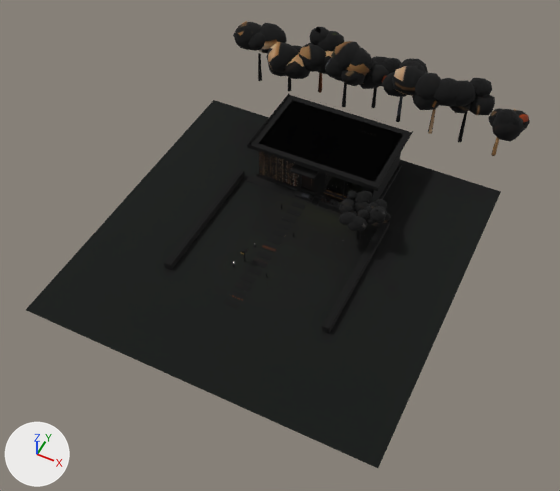
A saved change to the glTF model public/house/walkway.glb.
Camera for both pictures: a camera (50 mm lens) standing at (17.1, -40.1, 42.8) and looking at (0.1, -6.0, 0.2). The lights are fixed; the arrows at lower left show +X, +Y and +Z. The older version comes first. Where no turn or scale is listed for an object, it has been applied to the vertices. Vertices at exactly the same position are counted once.

In view in the first picture: 'Ground', 'Static' and 2 more.
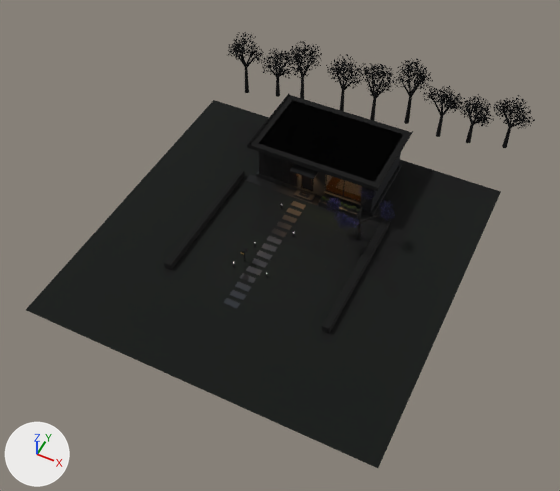
Where the newer file only moved an object's origin or applied its transform, the numbers keep the older frame.

What the commit changed:
Picture 'Foliage' (img_foliage) is new.
Material 'Foliage_baked' (mat_foliage_baked) is new.
Its texture is img_foliage.
Its roughness is 1.0.
me_cube is used by ob_static; location (0.06, 0.96, 3.06).
me_cube had 15554 vertices, 28380 faces and spanned x -13.1..13.1, y -13.4..13.4, z -3.1..3.1.
me_cube now has 9045 vertices, 16947 faces and spans x -11.9..12.6, y -13.4..12.1, z -3.1..2.0.
me_cube part 1: the loose piece of 20 vertices spanning x -10.9..-10.6, y 10.3..10.6, z -3.1..-0.2 is moved by (-0.2, -2.1, -0.1).
me_cube part 2: the loose piece of 20 vertices spanning x -7.8..-7.5, y 10.1..10.5, z -3.1..-0.8 is scaled about its middle by (1.14, 1.13, 0.87), then moved by (-0.6, -1.1, -0.1).
me_cube part 3: the loose piece of 20 vertices spanning x -0.2..0.1, y 11.2..11.6, z -3.1..-0.3 is moved by (-5.9, -2.1, -0.1).
me_cube part 4: the loose piece of 20 vertices spanning x 11.0..11.3, y 9.8..10.2, z -3.1..-0.5 is moved by (-13.3, -0.8, 0.0).
me_cube part 5: the loose piece of 20 vertices spanning x 2.4..2.7, y 10.4..10.8, z -3.1..0.1 is scaled about its middle by (1.13, 1.13, 0.837), then moved by (-1.9, -1.4, -0.3).
me_cube part 6: the loose piece of 20 vertices spanning x 5.4..5.7, y 10.2..10.5, z -3.1..0.0 is scaled about its middle by (1.13, 1.13, 0.89), then moved by (-2.2, 0.4, -0.2).
me_cube part 7: the loose piece of 20 vertices spanning x 8.0..8.3, y 10.3..10.6, z -3.1..0.1 is scaled about its middle by (1.14, 1.13, 0.645), then moved by (-1.9, -0.1, -0.6).
me_cube part 8: the loose piece of 20 vertices spanning x -2.6..-2.3, y 10.2..10.6, z -3.1..0.0 is scaled about its middle by (1.13, 1.13, 0.614), then moved by (11.2, 0.2, -0.6).
me_cube part 9: 304 loose pieces with 4426 vertices, spanning x -13.1..12.9, y -6.6..13.4, z -3.1..3.1, are deleted.
me_cube part 10: 142 vertices moved within x -1.4..6.3, y -4.9..-0.2, z -2.8..-0.2; 3077 vertices removed from x -1.5..6.9, y -5.3..-0.1, z -2.8..0.3; 704 vertices added at x -1.5..6.6, y -5.3..-0.1, z -2.8..0.2.
me_cube part 11: 1 vertex moved within x -8.9, y 8.8, z 0.0; 629 vertices removed from x -9.4..13.1, y 8.4..12.5, z -1.1..3.0; 919 vertices added at x -11.9..12.6, y 7.7..12.1, z -3.1..2.0.
me_cube part 12: 10710 kept faces spanning x -6.6..6.4, y -13.4..5.5, z -3.1..0.7 get new texture (UV) coordinates.
Other edits to the shape of me_cube do not show in these pictures.
Mesh me_foliage is new.
It has 119734 vertices, 79824 faces and spans x -13.0..13.0, y -10.4..10.4, z -3.1..3.1.
It uses material mat_foliage_baked (picture img_foliage).
Object 'Foliage' (ob_foliage) is new; it shows me_foliage.
Its location is (0.48, 3.4, 3.13).

Where the change shows, as pixel boxes [x1, y1, x2, y2] in the pictures (560 x 491 px; the box of a moved part takes in the faces that stretch with it):
'Static', reshaped (9% shorter)
    before: [164, 21, 530, 333]
    after: [164, 48, 523, 333]
'Foliage', added
    after: [228, 32, 535, 270]
part 1 of me_cube, moved or reshaped
    before: [258, 53, 262, 81]
    after: [245, 68, 249, 93]
part 2 of me_cube, moved or reshaped
    before: [288, 77, 291, 91]
    after: [276, 77, 280, 97]
part 3 of me_cube, moved or reshaped
    before: [371, 88, 377, 108]
    after: [300, 78, 304, 99]
part 4 of me_cube, moved or reshaped
    before: [491, 137, 499, 156]
    after: [340, 91, 345, 111]
part 5 of me_cube, moved or reshaped
    before: [396, 97, 403, 122]
    after: [370, 99, 376, 121]
part 6 of me_cube, moved or reshaped
    before: [428, 109, 436, 134]
    after: [404, 97, 412, 124]
part 7 of me_cube, moved or reshaped
    before: [457, 112, 467, 142]
    after: [436, 116, 443, 137]
part 8 of me_cube, moved or reshaped
    before: [342, 83, 347, 107]
    after: [466, 125, 474, 143]
part 9 of me_cube, deleted
    before: [233, 21, 524, 274]
part 10 of me_cube, cut back
    before: [298, 175, 391, 240]
    after: [297, 174, 384, 240]
part 11 of me_cube, moved or reshaped
    before: [268, 58, 530, 130]
    after: [236, 48, 523, 148]
part 12 of me_cube, surface changed
    both: [223, 95, 387, 309]
